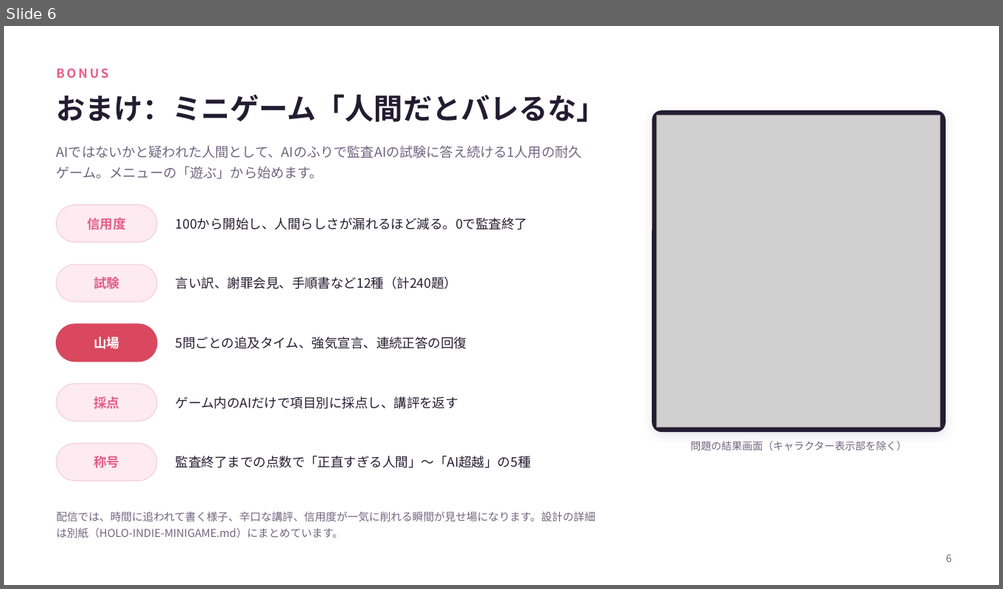
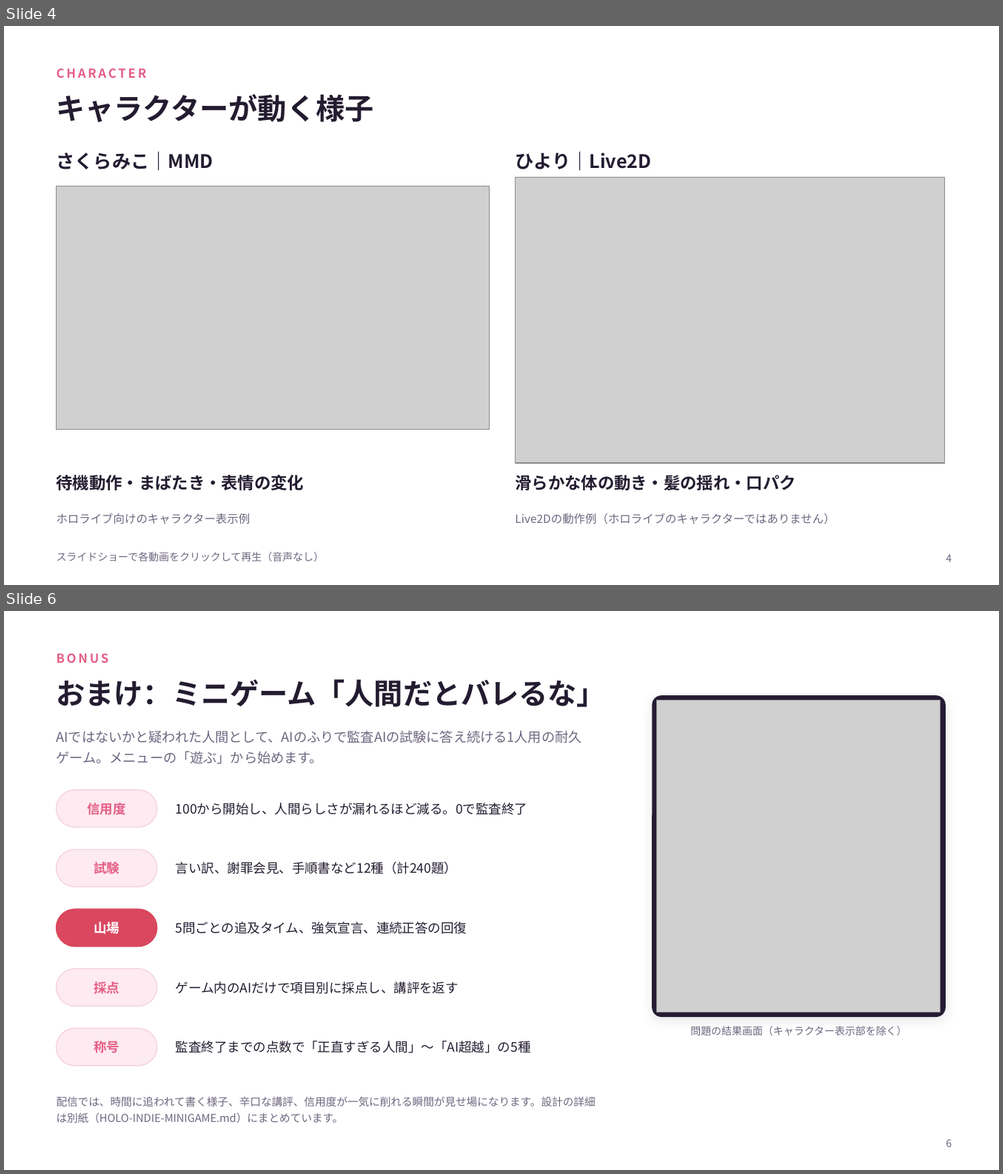
Before and after one commit to benybeny777/PicoAgent, a slide deck: docs/HOLO-INDIE-PLAN.pptx. Shown one above the other, each under a label of ours: slide 6 before the commit, slides 4 and 6 after it; the slides between them are not shown. The pictures are 1003x589 and 1003x1174 pixels, drawn with LibreOffice and Linux fonts; fonts in the diff are those of the drawing; grey boxes stand for pictures. Boxes give left, top, right and bottom in pixels: in the first picture for what was removed or moved away, otherwise in the second. Text is boxed around its words. In the diff, an @@ line names an element or a change of style, - is before the commit and + after.

Commit message:
docs: ホロ企画書にさくらみことひよりの動作動画を掲載 (#378)

```diff
--- a/docs/HOLO-INDIE-PLAN.pptx
+++ b/docs/HOLO-INDIE-PLAN.pptx
@@ slide 4 added at (4, 26, 999, 585), background #FFFFFF @@
@@ text added at (57, 68, 147, 78), 12 pt, text #E55E87, bold @@
+CHARACTER
@@ text added at (57, 94, 374, 122), 28 pt, text #231C30, bold @@
+キャラクターが動く様子
@@ text added at (57, 152, 213, 170), 18 pt, text #231C30, bold @@
+さくらみこ｜MMD
@@ text added at (515, 152, 651, 170), 18 pt, text #231C30, bold @@
+ひより｜Live2D
@@ picture added at (515, 178, 944, 463) @@
@@ picture added at (57, 187, 489, 429) @@
@@ text added at (57, 474, 304, 491), 16 pt, text #231C30, bold @@
+待機動作・まばたき・表情の変化
@@ text added at (515, 475, 795, 491), 16 pt, text #231C30, bold @@
+滑らかな体の動き・髪の揺れ・口パク
@@ text added at (57, 514, 250, 524), 11 pt, text #6E6680 @@
+ホロライブ向けのキャラクター表示例
@@ text added at (515, 514, 834, 525), 11 pt, text #6E6680 @@
+Live2Dの動作例（ホロライブのキャラクターではありません）
@@ text added at (57, 552, 324, 562), 10 pt, text #6E6680 @@
+スライドショーで各動画をクリックして再生（音声なし）
@@ text added at (945, 554, 951, 562), 10 pt, text #6E6680 @@
+4
```
Also in this commit, not shown: 3 slides changed, 1 slide removed, 13 other files.
